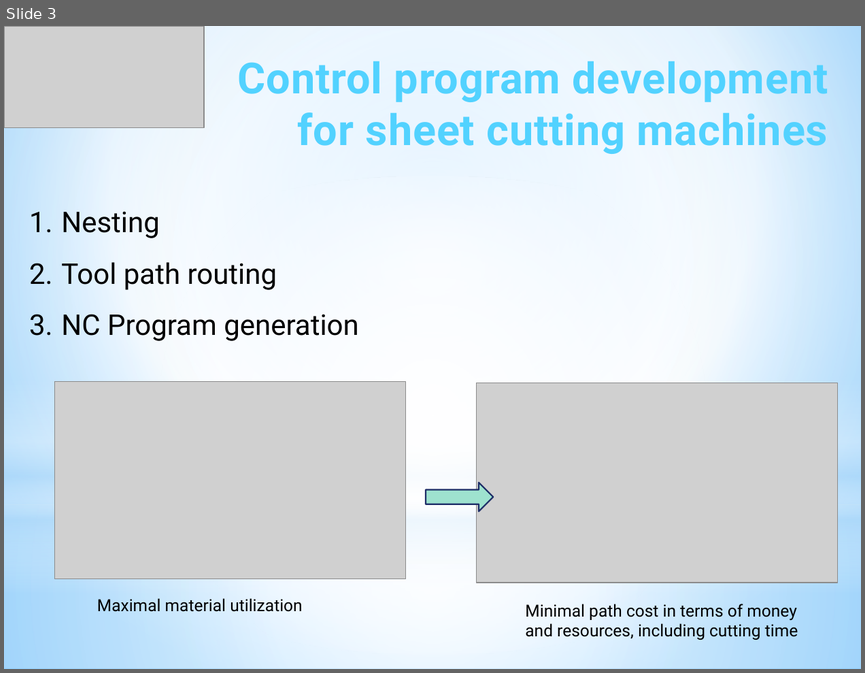
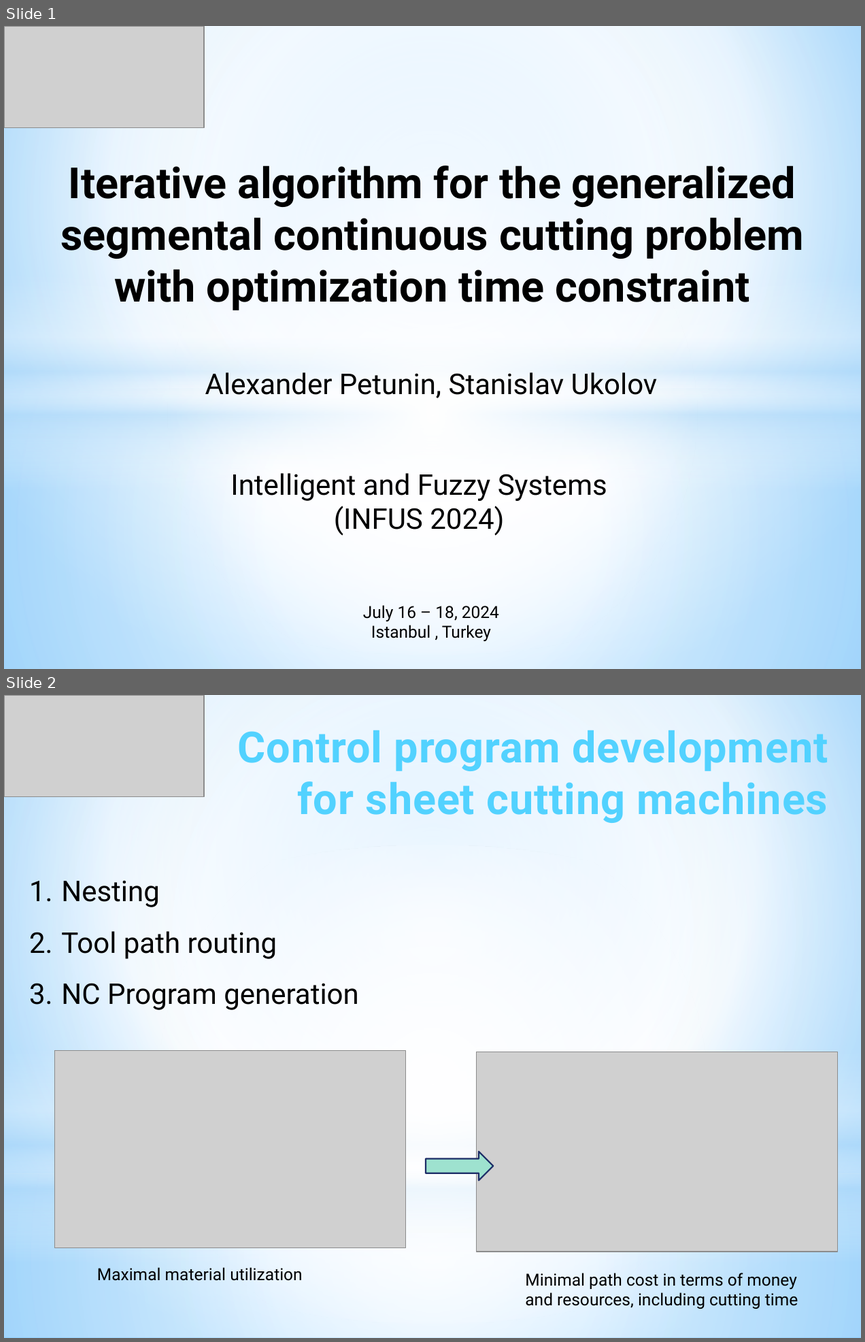
Before and after one commit to ukoloff/LaTeX, a slide deck: 2024/iGSCCP.pptx. Shown one above the other, each under a label of ours: slide 3 before the commit, slides 1 and 2 after it. The pictures are 865x673 and 865x1342 pixels, drawn with LibreOffice and Linux fonts; fonts in the diff are those of the drawing; grey boxes stand for pictures. Boxes give left, top, right and bottom in pixels: in the first picture for what was removed or moved away, otherwise in the second. Text is boxed around its words. In the diff, an @@ line names an element or a change of style, - is before the commit and + after.

```diff
--- a/2024/iGSCCP.pptx
+++ b/2024/iGSCCP.pptx
@@ slide 1 added at [4, 26, 861, 669], background gradient #9ED5FF to #FFFFFF to #5BB9FF @@
@@ rectangle added at [4, 26, 861, 388], fill gradient #FFFFFF to #B4DCFA @@
@@ picture added at [4, 26, 204, 128] @@
@@ text added at [60, 165, 804, 310], 36 pt, text #000000, bold @@
+Iterative algorithm for the generalized segmental continuous cutting problem with optimization time constraint
@@ ellipse added at [4, 176, 861, 654], fill gradient #FFFFFF @@
@@ rectangle added at [4, 274, 861, 488], fill gradient #FFFFFF to #B4DCFA @@
@@ text added at [205, 372, 657, 398], 24 pt, text #000000 @@
+Alexander Petunin, Stanislav Ukolov
@@ rectangle added at [4, 388, 861, 669], fill gradient #FFFFFF to #B4DCFA @@
@@ text added at [230, 473, 607, 535], 24 pt, text #000000 @@
+Intelligent and Fuzzy Systems
+(INFUS 2024)
@@ text added at [363, 605, 499, 641], 14 pt, text #000000 @@
+July 16 – 18, 2024
+Istanbul , Turkey
@@ what was slide 3 is now slide 2 @@
```
Also in this commit, not shown: 3 slides changed, 2 slides removed.
